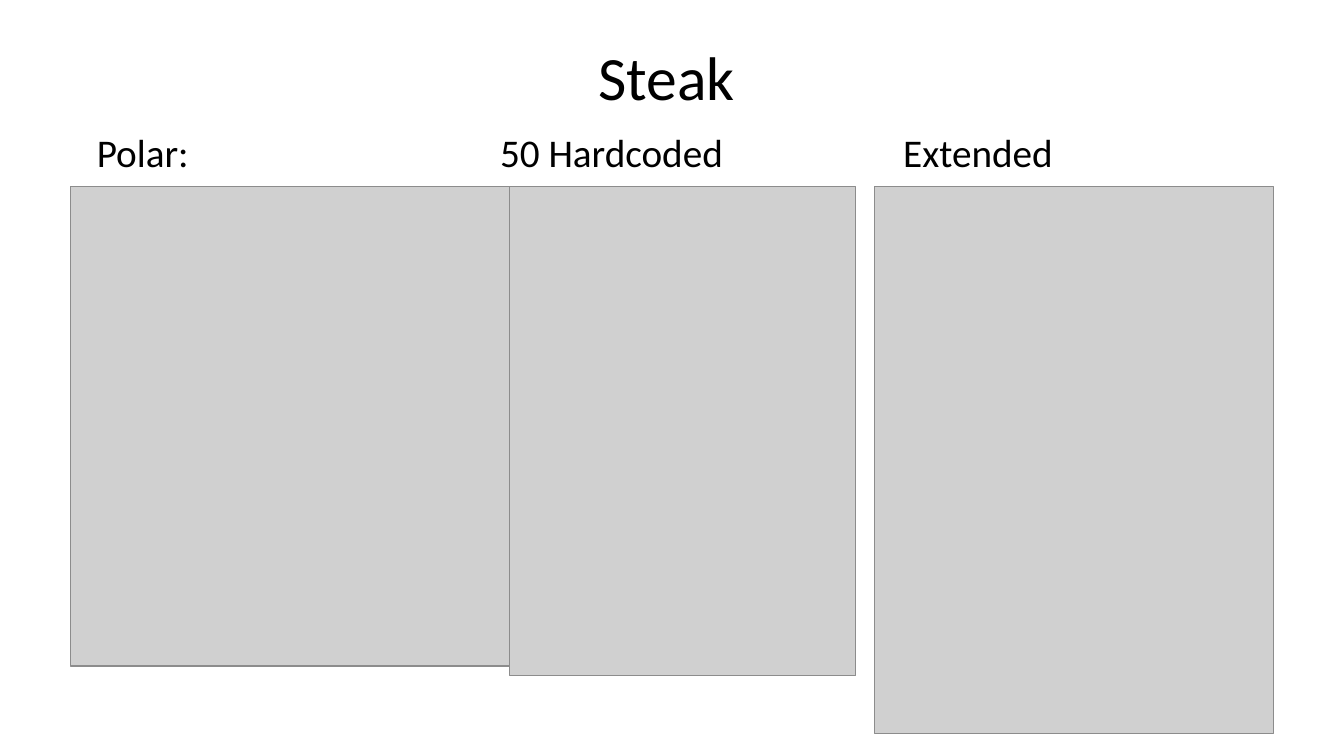
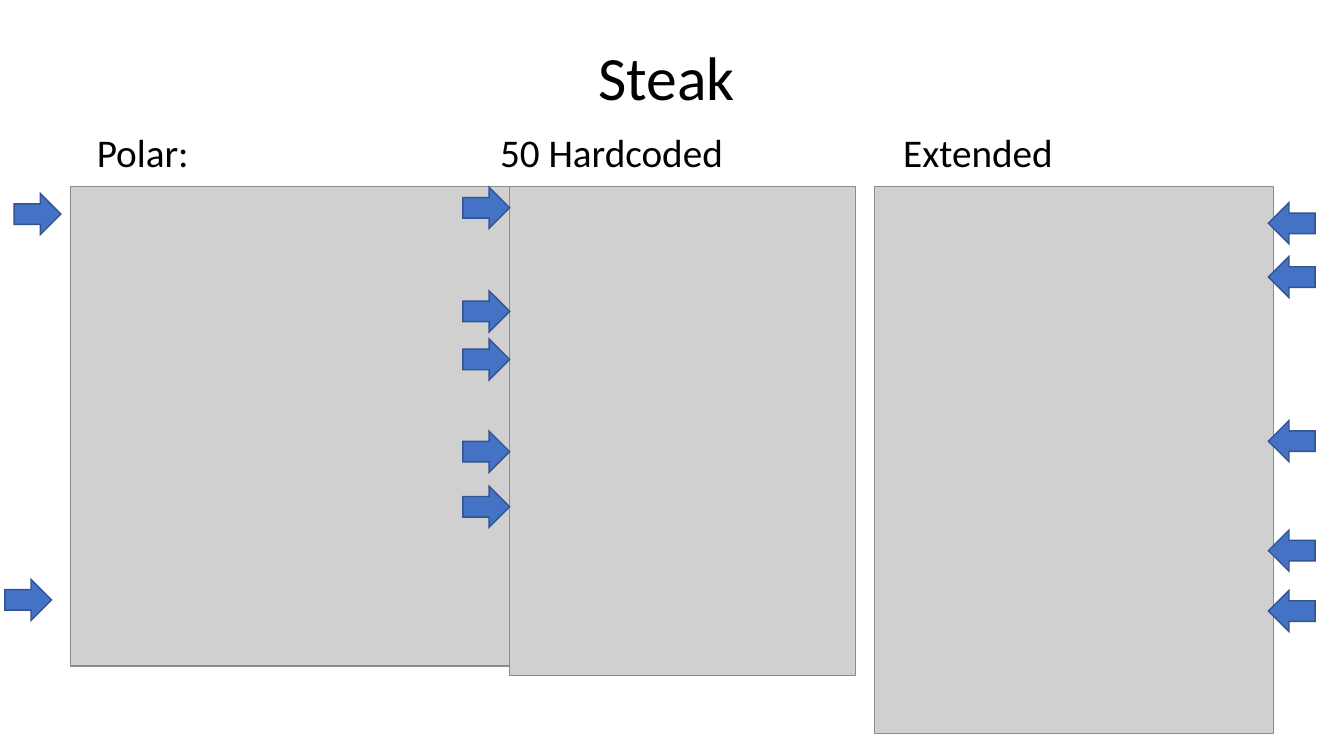
Before and after one commit to ichbinhandsome/Semantic-Differentials-for-Wikipedia-using-the-POLAR-Framework, a slide deck: slide 23 of Results Antonym generation.pptx (slide 28 before the commit). Drawn at 1344x756 pixels with LibreOffice and Linux fonts; fonts in the diff are those of the drawing; grey boxes stand for pictures. Boxes give left, top, right and bottom in pixels: in the first picture for what was removed or moved away, otherwise in the second. Text is boxed around its words. In the diff, an @@ line names an element or a change of style, - is before the commit and + after.

```diff
--- a/Results Antonym generation.pptx
+++ b/Results Antonym generation.pptx
@@ right arrow added at (14,194,60,235), fill #4472C4, outline #325491 1 pt @@
@@ right arrow added at (463,188,509,229), fill #4472C4, outline #325491 1 pt @@
@@ right arrow added at (1268,203,1315,244), fill #4472C4, outline #325491 1 pt @@
@@ right arrow added at (1268,256,1315,297), fill #4472C4, outline #325491 1 pt @@
@@ right arrow added at (463,291,509,333), fill #4472C4, outline #325491 1 pt @@
@@ right arrow added at (463,339,509,380), fill #4472C4, outline #325491 1 pt @@
@@ right arrow added at (463,432,509,473), fill #4472C4, outline #325491 1 pt @@
@@ right arrow added at (1268,420,1315,462), fill #4472C4, outline #325491 1 pt @@
@@ right arrow added at (463,486,509,527), fill #4472C4, outline #325491 1 pt @@
@@ right arrow added at (1268,530,1315,572), fill #4472C4, outline #325491 1 pt @@
@@ right arrow added at (5,580,51,621), fill #4472C4, outline #325491 1 pt @@
@@ right arrow added at (1268,591,1315,632), fill #4472C4, outline #325491 1 pt @@
```
Also in this commit, not shown: 15 other slides changed, 1 slide added, 2 slides removed.
